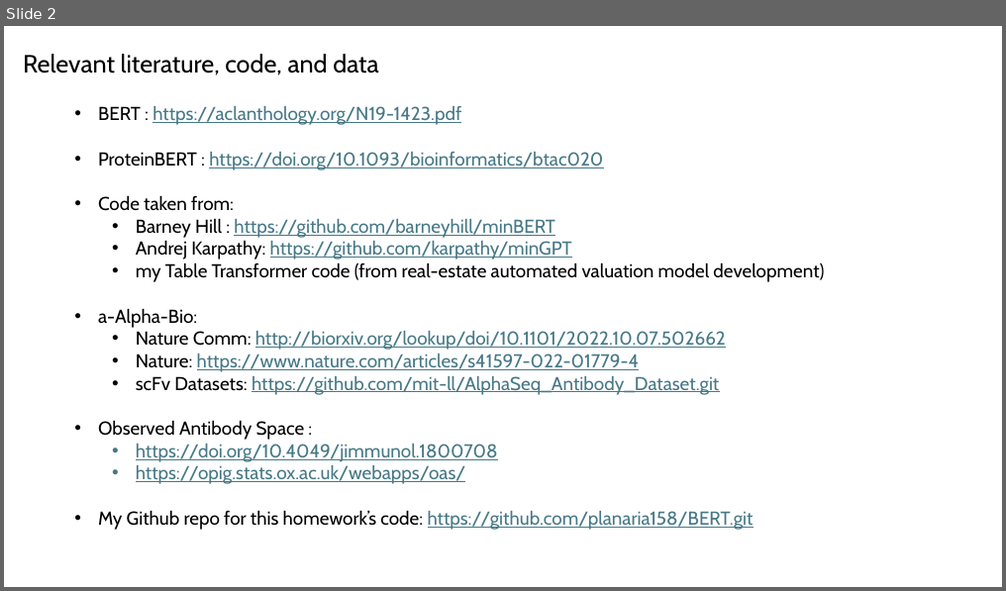
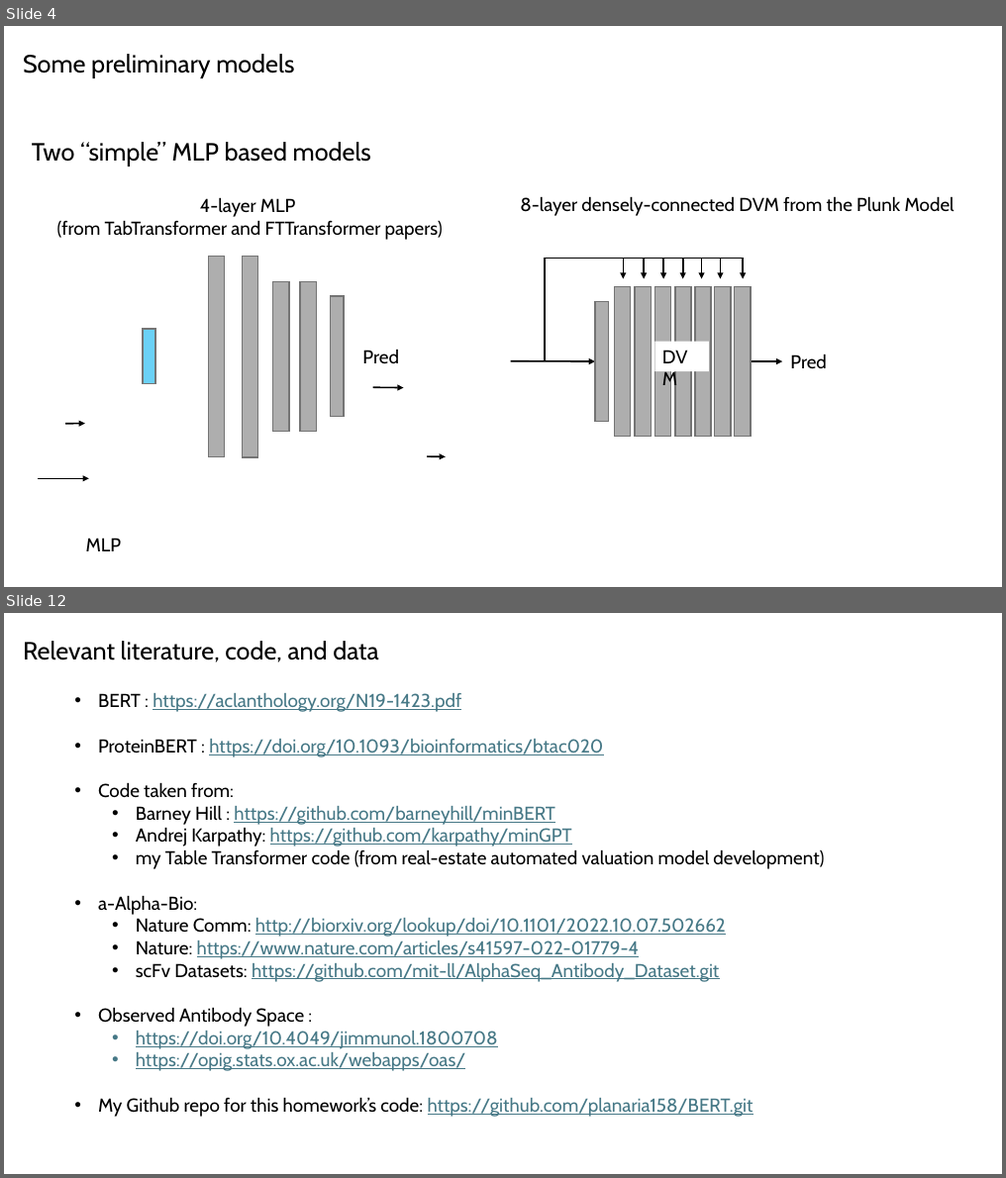
Before and after one commit to planaria158/BERT-antibody-antigen-binding-energy, a slide deck: Homework-aAlphaBio.pptx. Shown one above the other, each under a label of ours: slide 2 before the commit, slides 4 and 12 after it; the slides between them are not shown. The pictures are 1006x591 and 1006x1178 pixels, drawn with LibreOffice and Linux fonts; fonts in the diff are those of the drawing. Boxes give left, top, right and bottom in pixels: in the first picture for what was removed or moved away, otherwise in the second. Text is boxed around its words. In the diff, an @@ line names an element or a change of style, - is before the commit and + after.

```diff
--- a/Homework-aAlphaBio.pptx
+++ b/Homework-aAlphaBio.pptx
@@ slide 4 added at (4, 26, 1002, 587), background #FFFFFF @@
@@ text added at (23, 54, 294, 78), 24 pt, text #000000 @@
+Some preliminary models
@@ text added at (32, 142, 371, 167), 24 pt, text #000000 @@
+Two “simple” MLP based models
@@ text added at (57, 197, 443, 240), 18 pt, text #000000 @@
+4-layer MLP
+(from TabTransformer and FTTransformer papers)
@@ text added at (520, 196, 954, 216), 18 pt, text #000000 @@
+8-layer densely-connected DVM from the Plunk Model
@@ rectangle added at (208, 256, 225, 458), fill #747474 at 58% opacity, outline #747474 1.5 pt @@
@@ rectangle added at (242, 257, 258, 458), fill #747474 at 58% opacity, outline #747474 1.5 pt @@
@@ group added at (511, 258, 827, 437): 9 arrows, 9 rectangles, 2 lines, 1 text @@
+DVM
+Pred
@@ rectangle added at (272, 282, 289, 432), fill #747474 at 58% opacity, outline #747474 1.5 pt @@
@@ rectangle added at (300, 282, 317, 432), fill #747474 at 58% opacity, outline #747474 1.5 pt @@
@@ rectangle added at (331, 296, 344, 416), fill #747474 at 58% opacity, outline #747474 1.5 pt @@
@@ rectangle added at (143, 329, 155, 384), fill #00B0F0 at 58% opacity, outline #747474 1.5 pt @@
@@ text added at (362, 350, 399, 364), 18 pt, text #000000 @@
+Pred
@@ arrow added from (373, 387) to (404, 388), #000000 1.5 pt @@
@@ arrow added from (65, 424) to (85, 424), #000000 1.5 pt @@
@@ arrow added from (427, 458) to (446, 458), #000000 1.5 pt @@
@@ arrow added from (37, 478) to (88, 478), #000000 1.5 pt @@
@@ text added at (86, 538, 122, 552), 18 pt, text #000000 @@
+MLP
@@ what was slide 2 is now slide 12 @@
```
Also in this commit, not shown: 3 slides changed, 8 other slides added, 1 slide removed.
